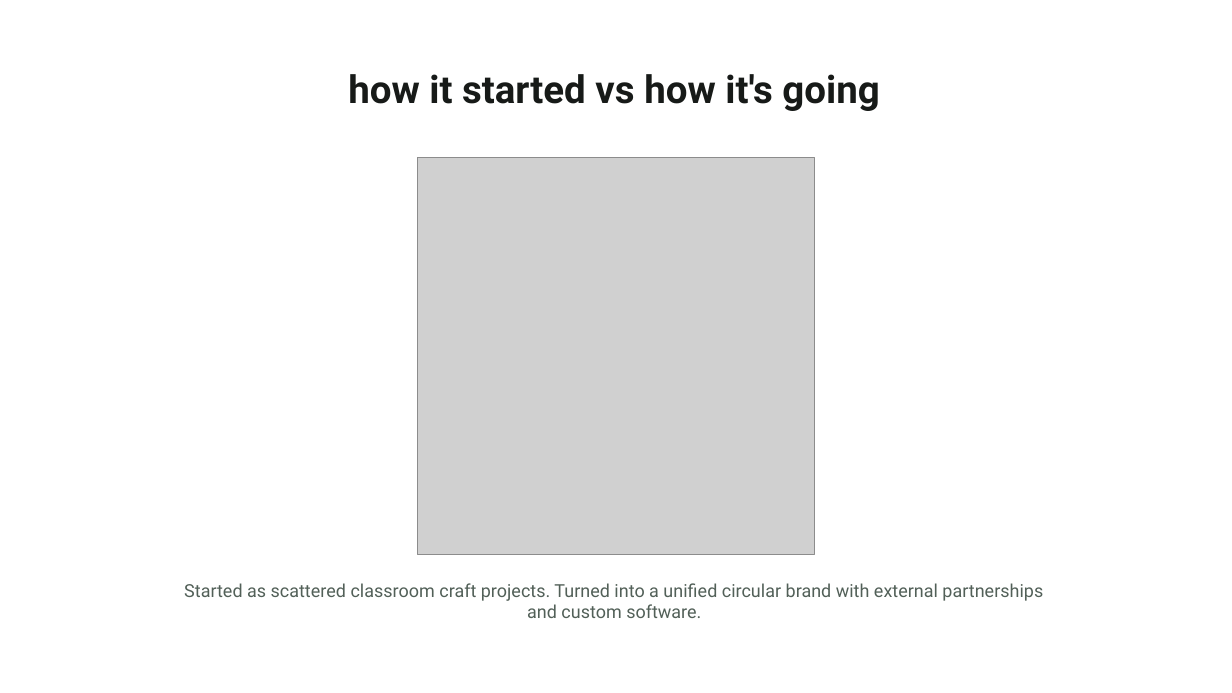
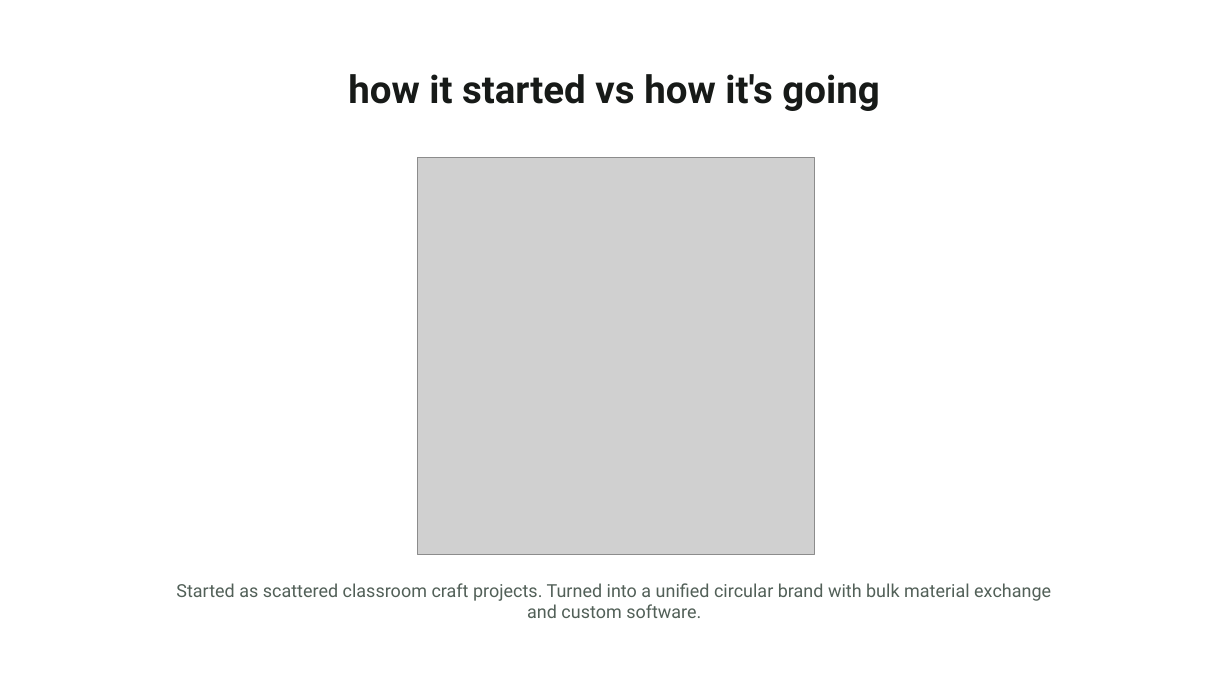
Before and after one commit to Harman209/ecoloop, a slide deck: slide 4 of docs/presentation/ecoloop-presentation.pptx. Drawn at 1232x693 pixels with LibreOffice and Linux fonts; fonts in the diff are those of the drawing; grey boxes stand for pictures. Boxes give left, top, right and bottom in pixels: in the first picture for what was removed or moved away, otherwise in the second. Text is boxed around its words. In the diff, an @@ line names an element or a change of style, - is before the commit and + after.

Commit message:
update script and slides to reflect real bulk wrapper exchange and honest website catalog

```diff
--- a/docs/presentation/ecoloop-presentation.pptx
+++ b/docs/presentation/ecoloop-presentation.pptx
@@ text at [176,583,1051,618]: text changed @@
-Started as scattered classroom craft projects. Turned into a unified circular brand with external partnerships and custom software.
+Started as scattered classroom craft projects. Turned into a unified circular brand with bulk material exchange and custom software.
```
Also in this commit, not shown: 2 other slides changed, 7 other files.
